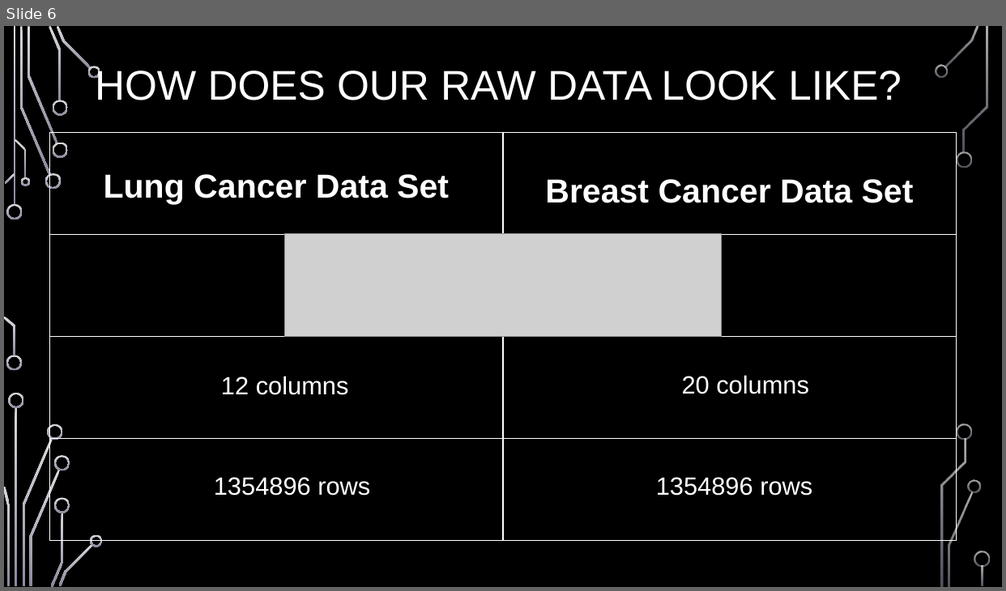
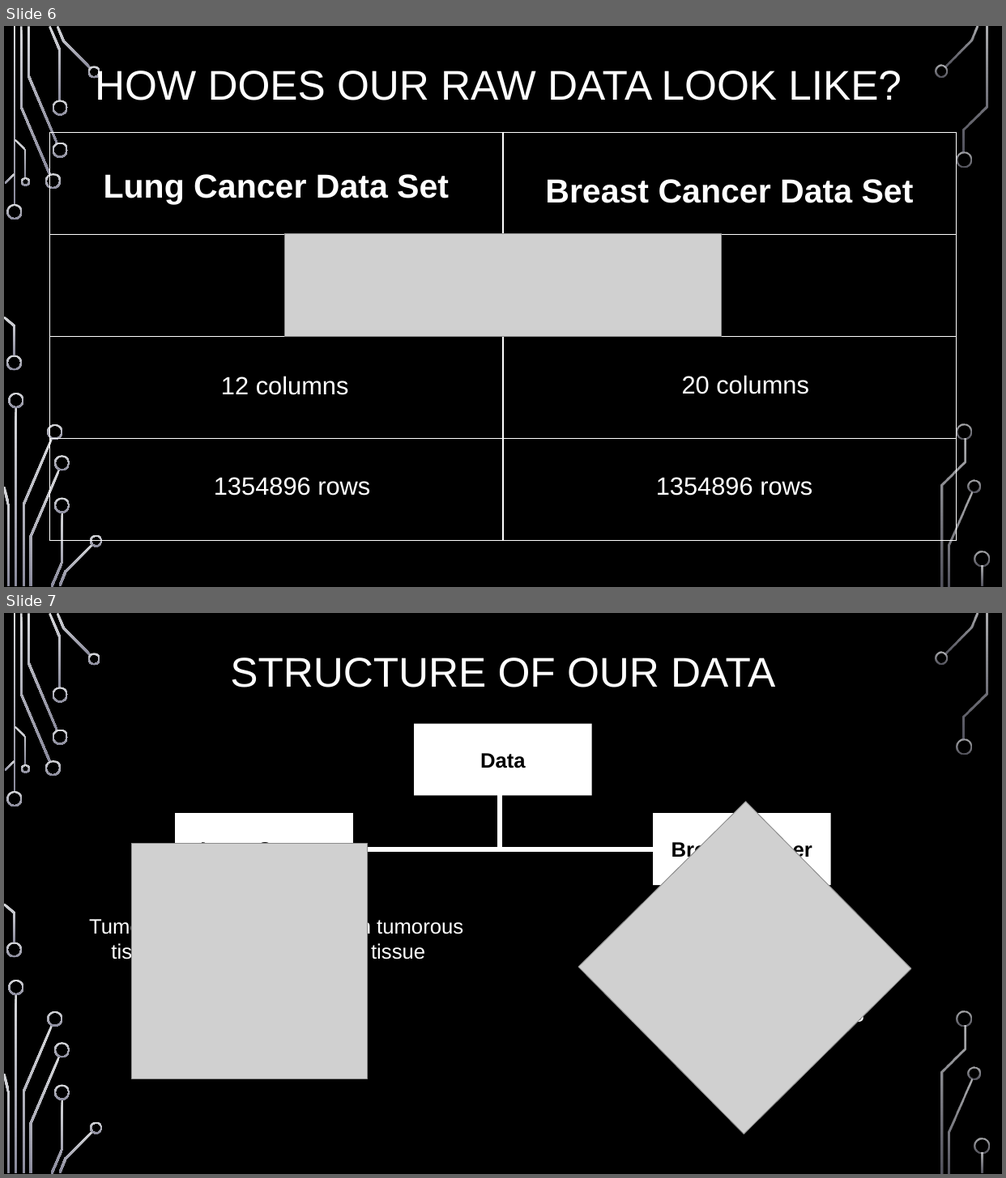
Before and after one commit to datascience-mobi/2021-topic-02-team-02, a slide deck: DataAnalysis Project Proposal.pptx. Shown one above the other, each under a label of ours: slide 6 before the commit, slides 6 and 7 after it. The pictures are 1006x591 and 1006x1178 pixels, drawn with LibreOffice and Linux fonts; fonts in the diff are those of the drawing; grey boxes stand for pictures; background and template pictures are left out. Boxes give left, top, right and bottom in pixels: in the first picture for what was removed or moved away, otherwise in the second. Text is boxed around its words. In the diff, an @@ line names an element or a change of style, - is before the commit and + after.

```diff
--- a/DataAnalysis Project Proposal.pptx
+++ b/DataAnalysis Project Proposal.pptx
@@ slide 7 added at (4, 613, 1002, 1174), background picture (left out); not listed: 36 template elements that a slide beside it also shows @@
@@ title added at (230, 658, 775, 688), 40 pt, text #FFFFFF @@
+STRUCTURE OF OUR DATA
@@ rectangle added at (414, 724, 592, 796), fill #FFFFFF, 20 pt, text #000000, bold @@
+Data
@@ group added at (176, 796, 831, 885): 2 rectangles, 2 lines @@
+Lung Cancer
+Breast Cancer
@@ picture added at (578, 802, 910, 1134) @@
@@ picture added at (132, 844, 367, 1079) @@
@@ text added at (89, 918, 182, 964), 20 pt, text #FFFFFF @@
+Tumorous
+tissue
@@ text added at (333, 918, 463, 960), 20 pt, text #FFFFFF @@
+Non tumorous
+tissue
@@ group added at (568, 885, 943, 1027): 5 lines, 4 texts @@
+Her2
+TNBC
+LumB
+LumA
```
Also in this commit, not shown: 1 slide removed.
